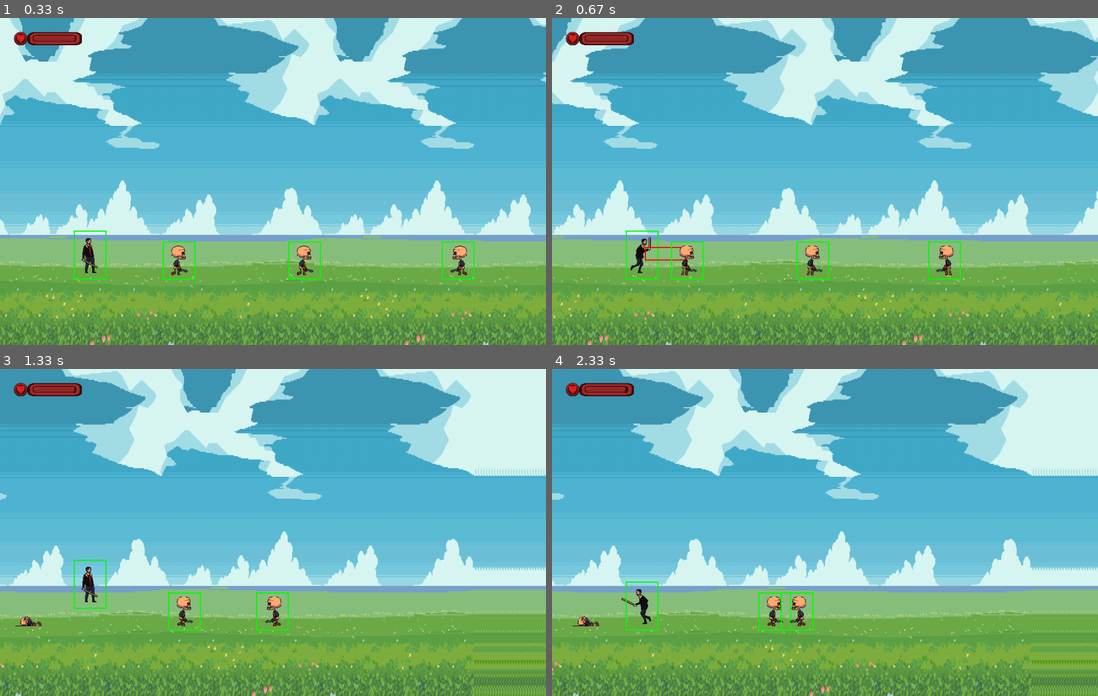
Above: before the commit, frames 1-4 (two rows, left to right).
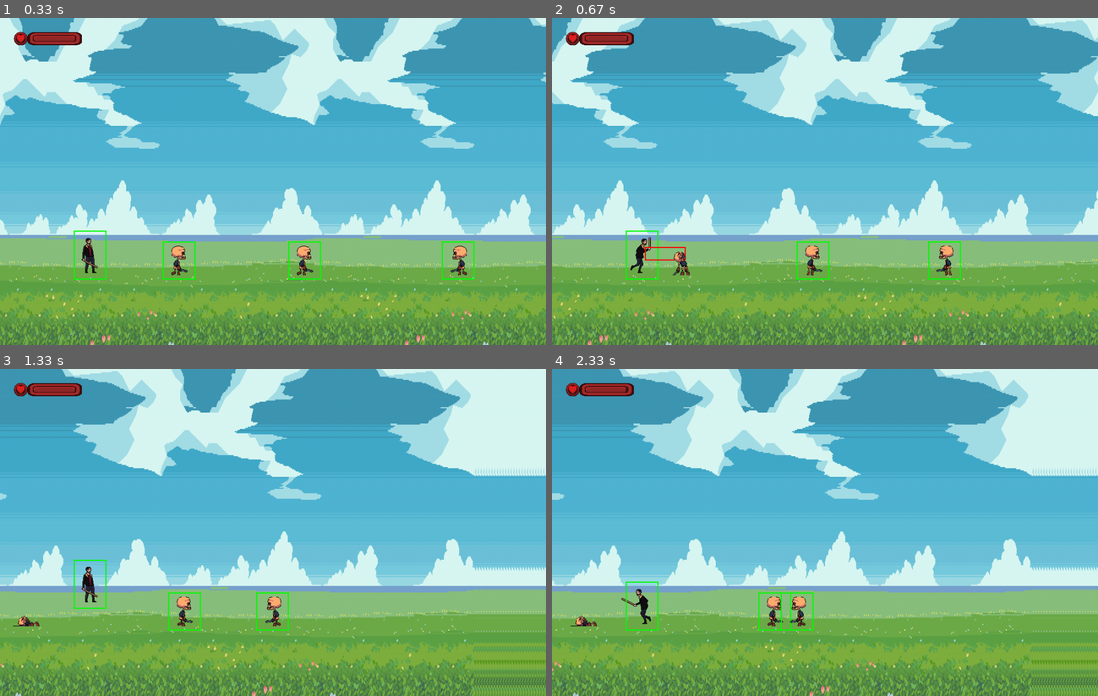
Above: after the commit, the same moments.

Repository: AdrianHerzberger/pyGame_arcade
Game: pygame game, started from game.py
The game is run twice, just before and just after one commit, with the same random seed, the same clock (stepped at 60 frames per second) and the same inputs.
Inputs:
- Up to frame 1 (0.33 s): no input
- Up to frame 2 (0.67 s): hold , from 0.33 s (still down); hold Right from 0.33 s (still down)
- Up to frame 3 (1.33 s): release , at 0.8 s; release Right at 0.8 s; hold Right 0.83-1.3 s; tap Space at 0.9, 1.2 s; tap , at 0.98 s
- Up to frame 4 (2.33 s): hold Right 1.33-1.8 s; tap Space at 1.4, 1.7, 1.9, 2.2 s; hold Left from 1.83 s (still down)

Frame 1 is identical in both runs. In frame 2, 0.3% of the frame differs, in the area x 21-28%, y 68-80%; in frame 3, less than 0.1%; in frame 4, less than 0.1%.

Commit message:
slight adjustment

Diff:
--- a/enemy.py
+++ b/enemy.py
@@ -29,7 +29,7 @@
     def update(self):
         if self.player_kill.enemy_health.current_health == 0:
             self.is_dead = True
-            print(f"Status enemy dead flag: {self.is_dead}")
+            #print(f"Status enemy dead flag: {self.is_dead}")
 
         if not self.is_dead:
             self.enm_x_pos += self.speed * self.direction
@@ -48,7 +48,6 @@
     def draw(self, screen, scroll):
         if self.is_dead:
             animation = self.enemy_animations.get_current_dead_animation()
-            print(f"What happen to the enemy dead animation frames: {animation}")
             animation = pygame.transform.scale(animation, self.scaled_size)
             if self.facing_left:
                 animation = pygame.transform.flip(animation, True, False)
--- a/globals.py
+++ b/globals.py
@@ -20,5 +20,5 @@
 MAX_PLAYER_HEALTH = 1000
 ENEMY_DAMAGE = 10
 
-MAX_ENEMY_HEALTH = 100
+MAX_ENEMY_HEALTH = 500
 PLAYER_DAMAGE = 50
--- a/inputs.py
+++ b/inputs.py
@@ -6,12 +6,9 @@
         self.player = player
         self.key = None
         self.scroll = 0
-        self.jump_force = 0
-        self.attack = 0
 
     def move_left_right(self):
         if self.player.is_dead:
-            #print(f"Log the current status of player live on walk={self.player.is_dead}")
             return self.scroll
         self.key = pygame.key.get_pressed()
         if self.key[pygame.K_LEFT] and self.scroll > 0:
@@ -22,11 +19,6 @@
 
     def attack_light(self):
         if self.player.is_dead:
-            #print(f"Log the current status of player live on attack={self.player.is_dead}")
-            return self.attack
+            return False
         self.key = pygame.key.get_pressed()
-        if self.key[pygame.K_COMMA]:
-            self.attack += 10
-        else:
-            self.attack = 0
-        return self.attack
+        return self.key[pygame.K_COMMA]
--- a/player.py
+++ b/player.py
@@ -75,17 +75,17 @@
         player_hit_enemies = self.collision_handler.get_attack_hits(enemies, scroll)
         for enemy in player_hit_enemies:
             enemy_health = enemy.player_kill.enemy_health.taking_damage(PLAYER_DAMAGE)
-            print(f"Enemy {enemy} is taking damage: {enemy_health}")
+            #print(f"Enemy {enemy} is taking damage: {enemy_health}")
             if enemy_health <= 0:
                 enemy.is_dead = True
-                print(f"Enemy {enemy} is dead.")
+                #print(f"Enemy {enemy} is dead.")
 
     def handle_collisions(self, enemies, scroll):
         alive_enemies = self.is_enemy_alive(enemies)
 
         enemy_collisions = self.collision_handler.get_hits(alive_enemies, scroll)
         if enemy_collisions:
-            # print("Player hit!")
+            #print("Player hit!")
             self.is_hit = True
             self.update_player_health()
         else:
--- a/player_collision.py
+++ b/player_collision.py
@@ -16,7 +16,7 @@
 
     def draw_attack_collision_rect(self, screen):
         if self.player.facing_left:
-            self.attack_collision_rect.topleft = (self.player.x_pos - self.attack_collision_rect.width, self.player.y_pos)
+            self.attack_collision_rect.topleft = (self.player.x_pos - 10, self.player.y_pos + 80)
         else:
             self.attack_collision_rect.topleft = (self.player.x_pos + 70, self.player.y_pos + 80)
 
@@ -41,7 +41,7 @@
         collisions = []
         for enemy in enemies:
             enemy_rect = pygame.Rect(enemy.enm_x_pos - scroll, enemy.enm_y_pos, enemy.enemy_collision_rect.width, enemy.enemy_collision_rect.height)
-            if self.player_collision_rect.colliderect(enemy_rect):
+            if self.attack_collision_rect.colliderect(enemy_rect):
                 collisions.append(enemy)
         return collisions
 
